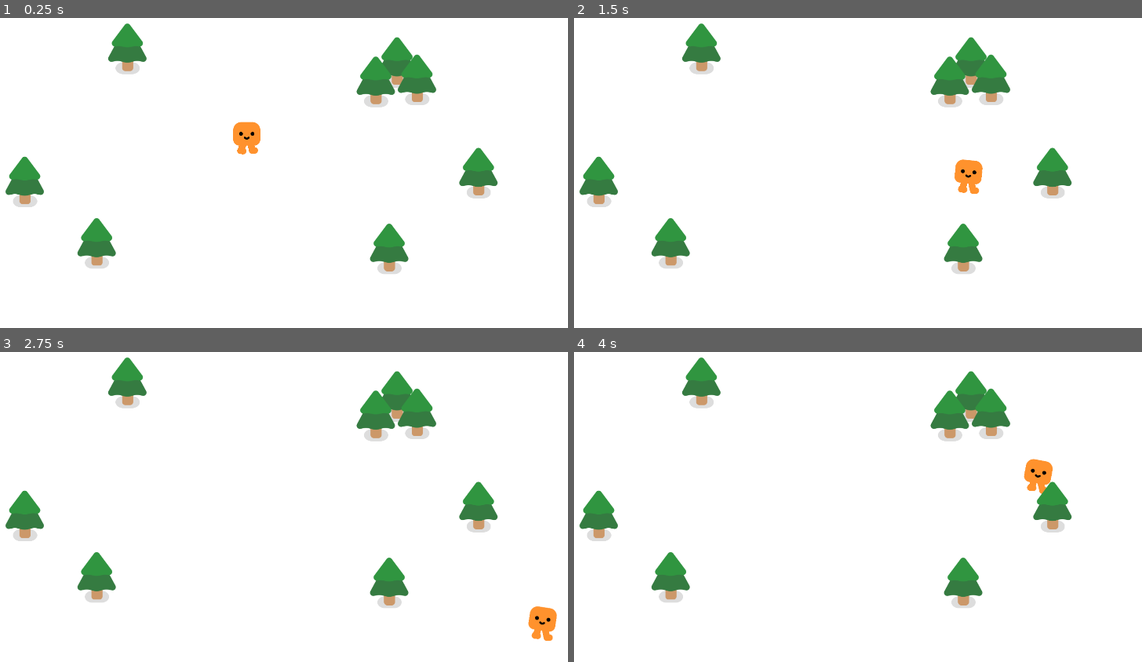
Above: before the commit, frames 1-4 (two rows, left to right).
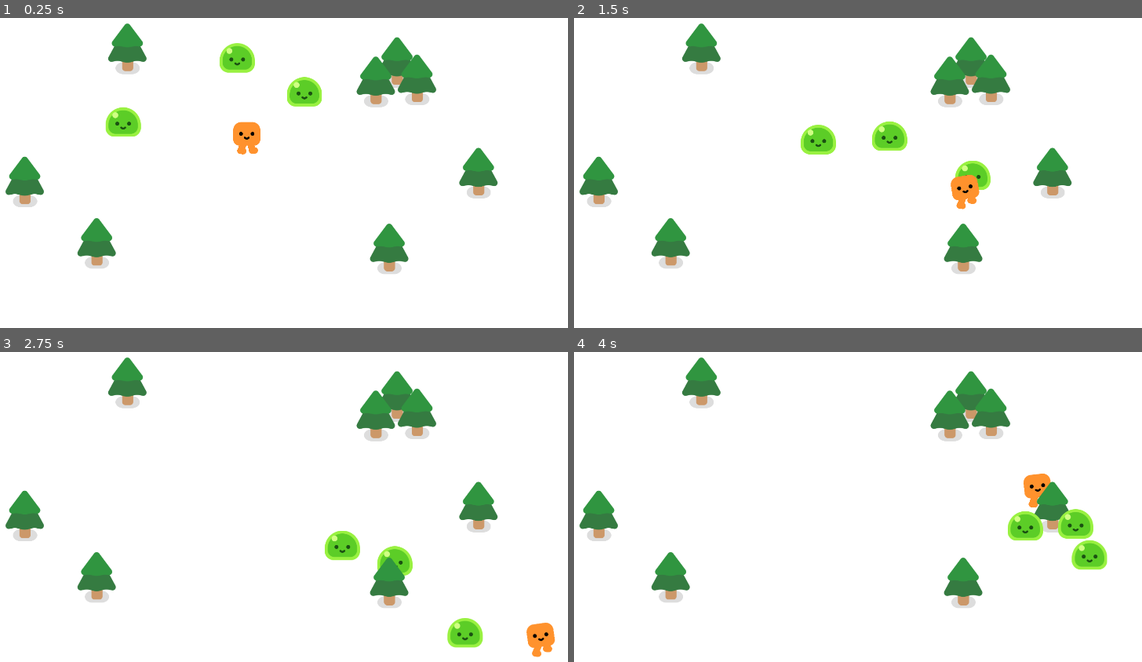
Above: after the commit, the same moments.

Repository: mvfranco94/2d-project-godot
Game: Godot game, scene res://survivors_game.tscn
The game is run twice, just before and just after one commit, with the same random seed, the same clock (stepped at 60 frames per second) and the same inputs.
Inputs:
- Up to frame 1 (0.25 s): no input
- Up to frame 2 (1.5 s): hold D (move_right) 0.53-1.28 s; hold S (move_down) from 1.28 s (still down)
- Up to frame 3 (2.75 s): release S (move_down) at 2.03 s; hold D (move_right) from 2.03 s (still down)
- Up to frame 4 (4 s): release D (move_right) at 2.78 s; hold W (move_up) 2.78-3.53 s; hold A (move_left) from 3.53 s (still down)

The runs differ from the first frame. In frame 1, 1.5% of the frame differs, in the area x 18-57%, y 8-39%; in frame 2, 1.7%; in frame 3, 1.9%; in frame 4, 1.9%, in the area x 76-94%, y 34-71%.

Commit message:
Add new mob's scene
Create the enemies that will follow the
main's player

Diff:
--- /dev/null
+++ b/mob.gd
@@ -0,0 +1,8 @@
+extends CharacterBody2D
+
+@onready var player : CharacterBody2D = get_node("/root/Game/Player")
+
+func _physics_process(delta):
+	var direction = global_position.direction_to(player.global_position)
+	velocity = direction * 300
+	move_and_slide()
--- /dev/null
+++ b/mob.tscn
@@ -0,0 +1,16 @@
+[gd_scene load_steps=4 format=3 uid="uid://m870w0b0ho4c"]
+
+[ext_resource type="Script" path="res://mob.gd" id="1_0fv0o"]
+[ext_resource type="PackedScene" uid="uid://ogik4s70pgwl" path="res://characters/slime/slime.tscn" id="1_jod1t"]
+
+[sub_resource type="CircleShape2D" id="CircleShape2D_5j0e3"]
+radius = 52.0
+
+[node name="Mob" type="CharacterBody2D"]
+script = ExtResource("1_0fv0o")
+
+[node name="Slime" parent="." instance=ExtResource("1_jod1t")]
+
+[node name="CollisionShape2D" type="CollisionShape2D" parent="."]
+position = Vector2(0, -29)
+shape = SubResource("CircleShape2D_5j0e3")
--- a/survivors_game.tscn
+++ b/survivors_game.tscn
@@ -1,7 +1,8 @@
-[gd_scene load_steps=3 format=3 uid="uid://3xlrjc4v26bs"]
+[gd_scene load_steps=4 format=3 uid="uid://3xlrjc4v26bs"]
 
 [ext_resource type="PackedScene" uid="uid://bmp3073obewxn" path="res://player.tscn" id="1_mvnel"]
 [ext_resource type="PackedScene" uid="uid://ddnkt672xp2l4" path="res://pine_tree.tscn" id="2_5g45k"]
+[ext_resource type="PackedScene" uid="uid://m870w0b0ho4c" path="res://mob.tscn" id="2_jp1pg"]
 
 [node name="Game" type="Node2D"]
 y_sort_enabled = true
@@ -12,6 +13,15 @@
 
 [node name="Player" parent="." instance=ExtResource("1_mvnel")]
 position = Vector2(939, 503)
+
+[node name="Mob" parent="." instance=ExtResource("2_jp1pg")]
+position = Vector2(485, 437)
+
+[node name="Mob2" parent="." instance=ExtResource("2_jp1pg")]
+position = Vector2(899, 177)
+
+[node name="Mob3" parent="." instance=ExtResource("2_jp1pg")]
+position = Vector2(1171, 307)
 
 [node name="PineTree" parent="." instance=ExtResource("2_5g45k")]
 position = Vector2(259, 654)
